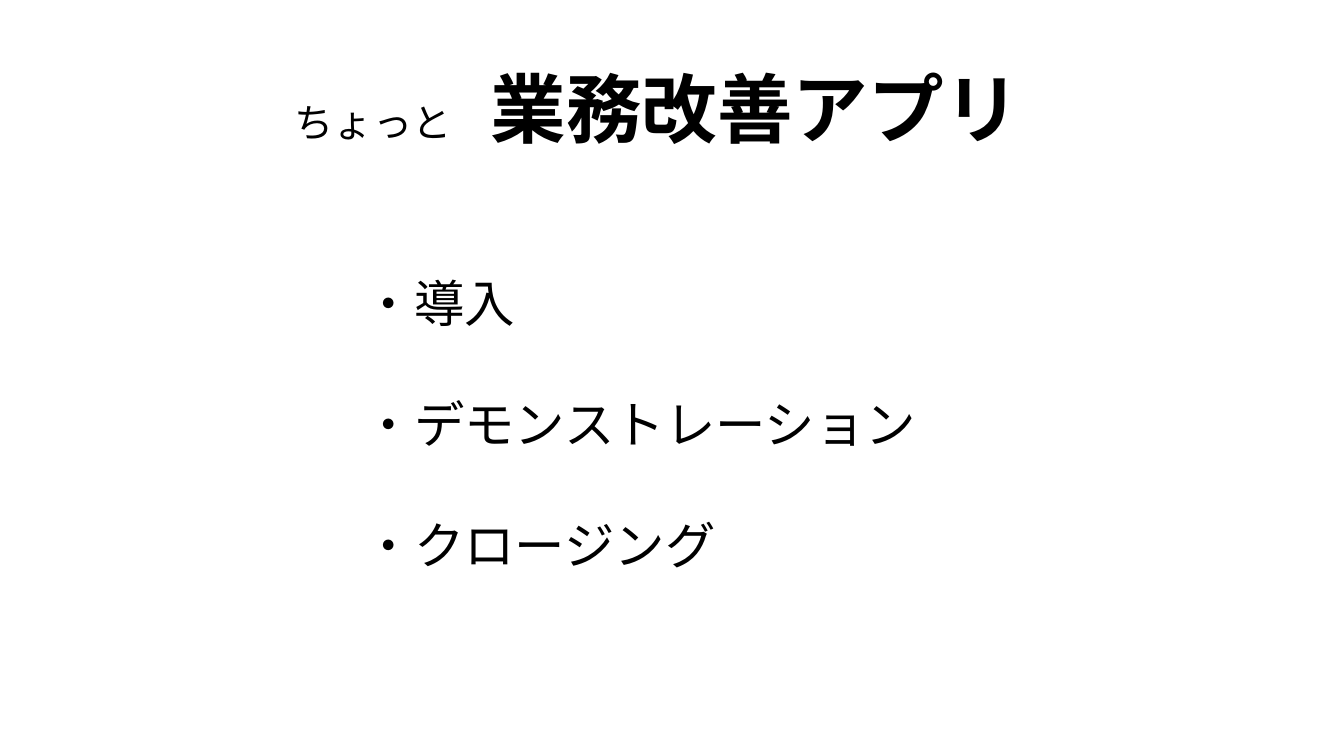
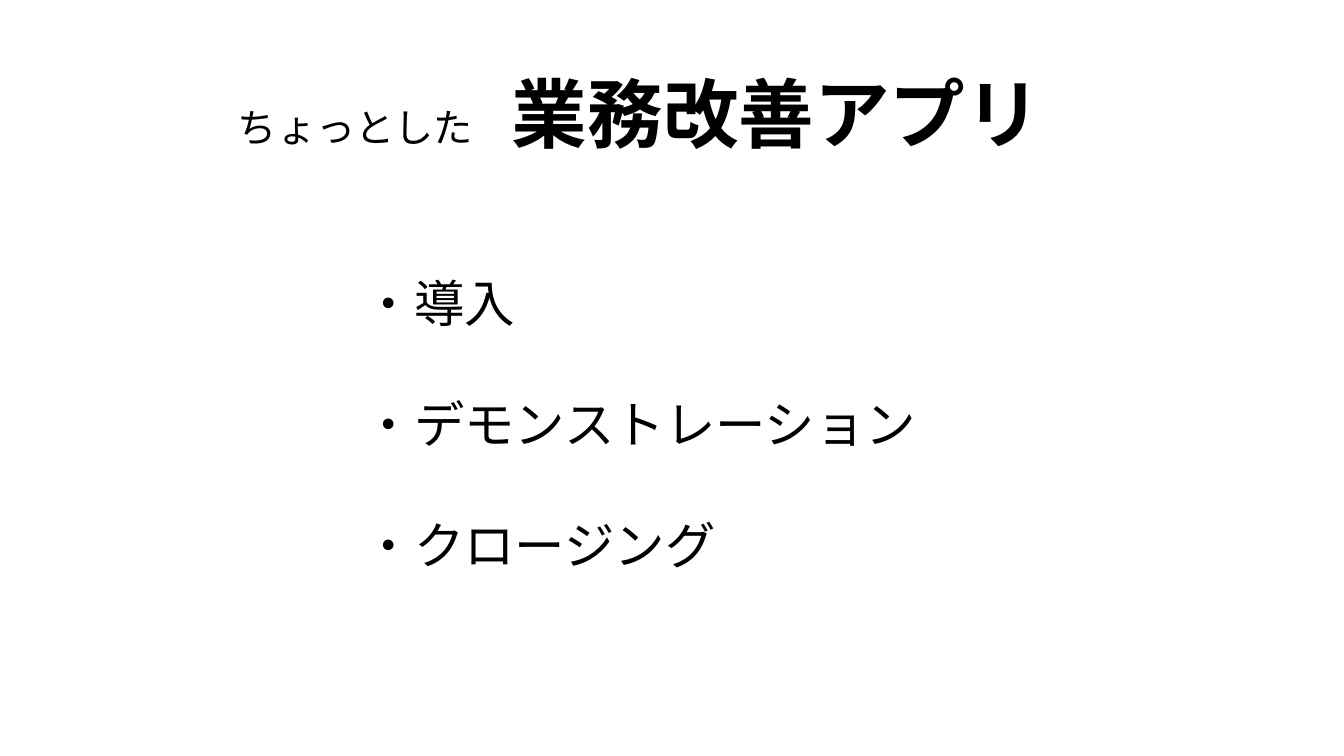
Before and after one commit to Gattaku/Gattaku.github.io, a slide deck: slide 1 of digfinalpresentation/explanation/image/slide_master.pptx. Drawn at 1344x756 pixels with LibreOffice and Linux fonts; fonts in the diff are those of the drawing. Boxes give left, top, right and bottom in pixels: in the first picture for what was removed or moved away, otherwise in the second. Text is boxed around its words. In the diff, an @@ line names an element or a change of style, - is before the commit and + after.

```diff
--- a/digfinalpresentation/explanation/image/slide_master.pptx
+++ b/digfinalpresentation/explanation/image/slide_master.pptx
@@ text at [238, 77, 1041, 149]: text changed @@
-ちょっと 業務改善アプリ
+ちょっとした 業務改善アプリ
```
Also in this commit, not shown: 3 other slides changed, 1 slide added, 13 other files.
